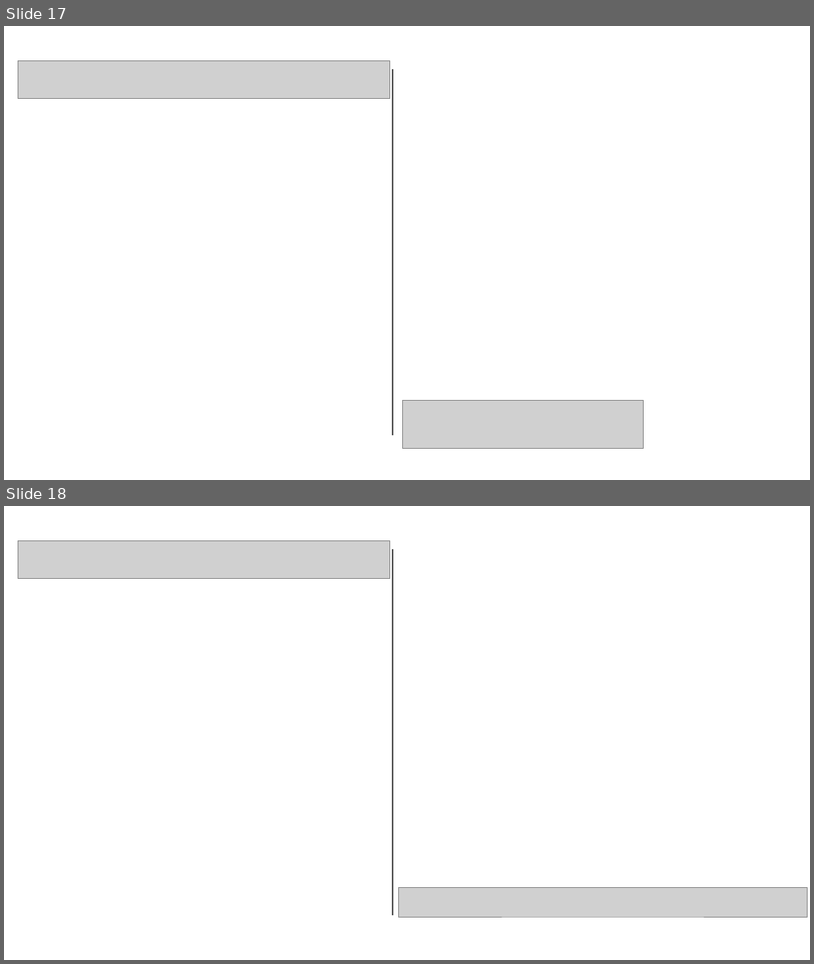
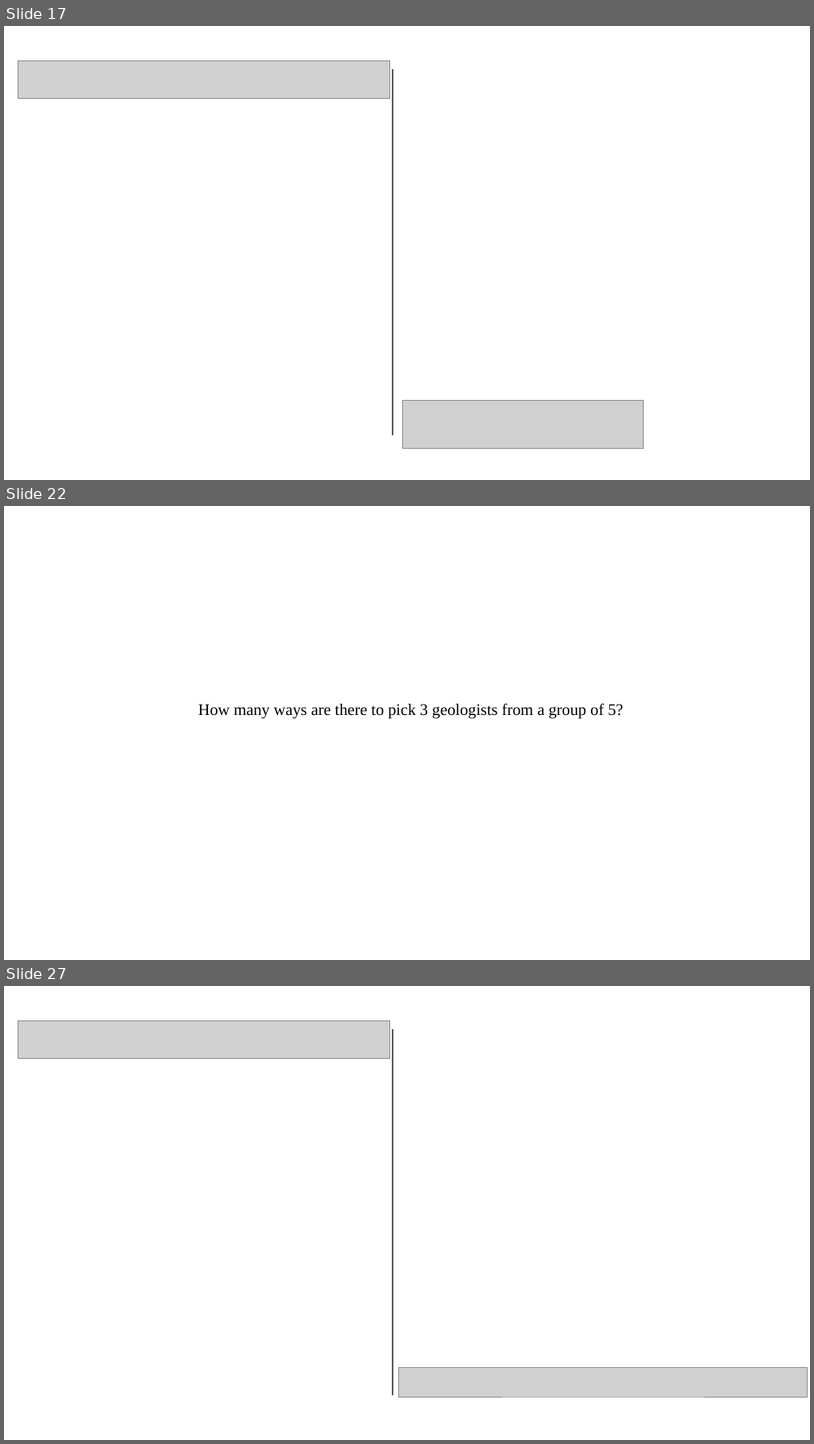
Before and after one commit to pvermees/geostats, a slide deck: slides/quizzes.odp. Shown one above the other, each under a label of ours: slides 17 and 18 before the commit, slides 17, 22 and 27 after it; the slides between them are not shown. The pictures are 814x964 and 814x1444 pixels, drawn with LibreOffice and Linux fonts; fonts in the diff are those of the drawing; grey boxes stand for pictures. Boxes give left, top, right and bottom in pixels: in the first picture for what was removed or moved away, otherwise in the second. Text is boxed around its words. In the diff, an @@ line names an element or a change of style, - is before the commit and + after.

```diff
--- a/slides/quizzes.odp
+++ b/slides/quizzes.odp
@@ slide 22 added at (x1=4, y1=506, x2=810, y2=960), background #FFFFFF @@
@@ text added at (x1=198, y1=703, x2=623, y2=718), 16 pt, text #000000 @@
+How many ways are there to pick 3 geologists from a group of 5?
@@ what was slide 18 is now slide 27 @@
```
Also in this commit, not shown: 8 other slides added, 4 other files.
